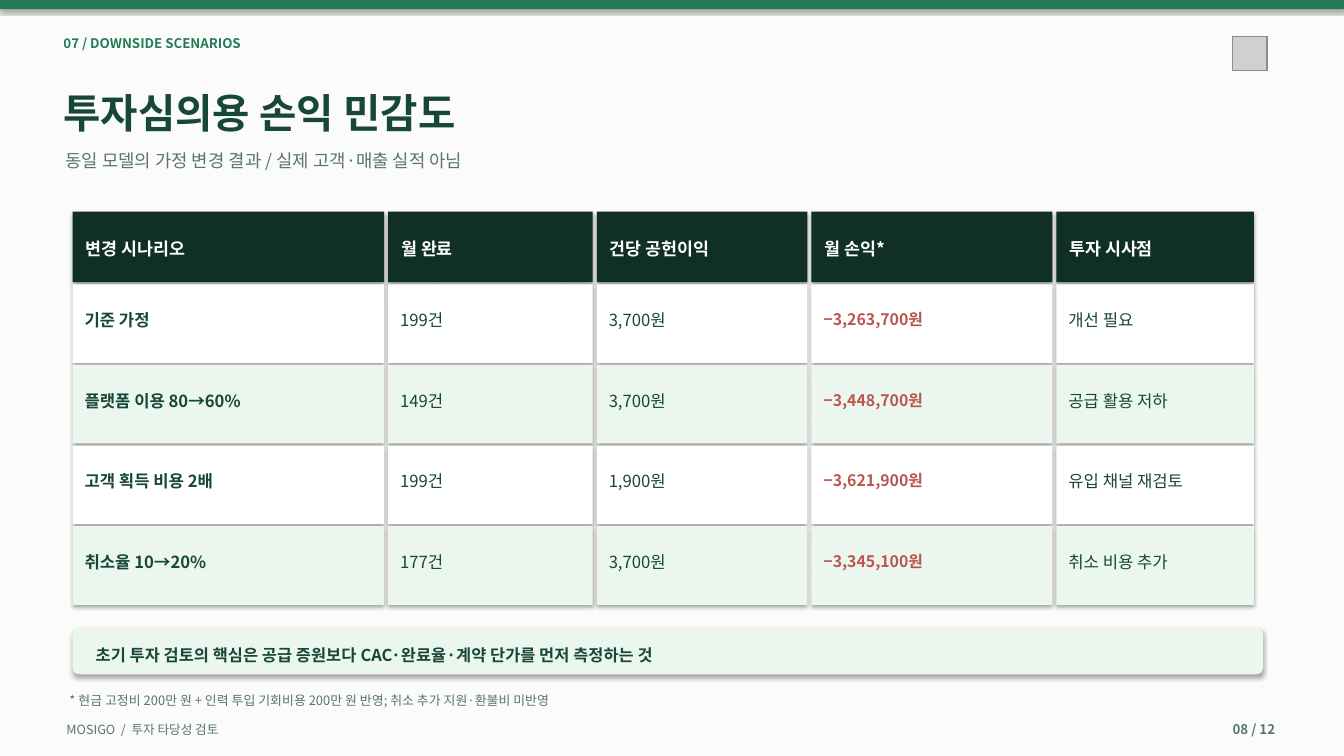
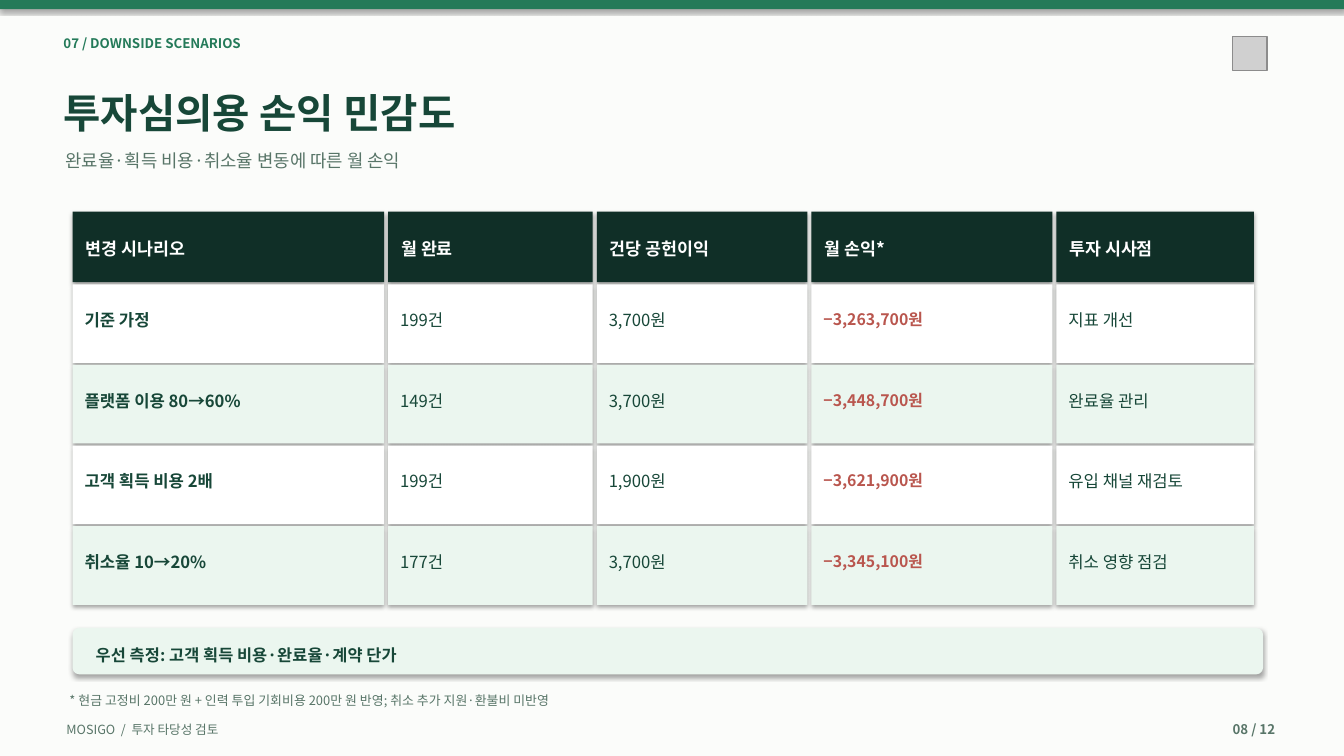
Before and after one commit to dohyunkimmm/mosigo-case-study, a slide deck: slide 8 of downloads/MOSIGO_IR_Investment_Review_12slides.pptx. Drawn at 1344x756 pixels with LibreOffice and Linux fonts; fonts in the diff are those of the drawing; grey boxes stand for pictures. Boxes give left, top, right and bottom in pixels: in the first picture for what was removed or moved away, otherwise in the second. Text is boxed around its words. In the diff, an @@ line names an element or a change of style, - is before the commit and + after.

```diff
--- a/downloads/MOSIGO_IR_Investment_Review_12slides.pptx
+++ b/downloads/MOSIGO_IR_Investment_Review_12slides.pptx
@@ text at bbox=[65, 152, 400, 169]: text changed @@
-동일 모델의 가정 변경 결과 / 실제 고객·매출 실적 아님
+완료율·획득 비용·취소율 변동에 따른 월 손익
@@ text at bbox=[1068, 312, 1134, 328]: text changed @@
-개선 필요
+지표 개선
@@ text at bbox=[1068, 393, 1149, 409]: text changed @@
-공급 활용 저하
+완료율 관리
@@ text at bbox=[1068, 554, 1168, 570]: text changed @@
-취소 비용 추가
+취소 영향 점검
@@ text at bbox=[96, 647, 396, 663]: text changed @@
-초기 투자 검토의 핵심은 공급 증원보다 CAC·완료율·계약 단가를 먼저 측정하는 것
+우선 측정: 고객 획득 비용·완료율·계약 단가
```
Also in this commit, not shown: 11 other slides changed, 25 other files.
